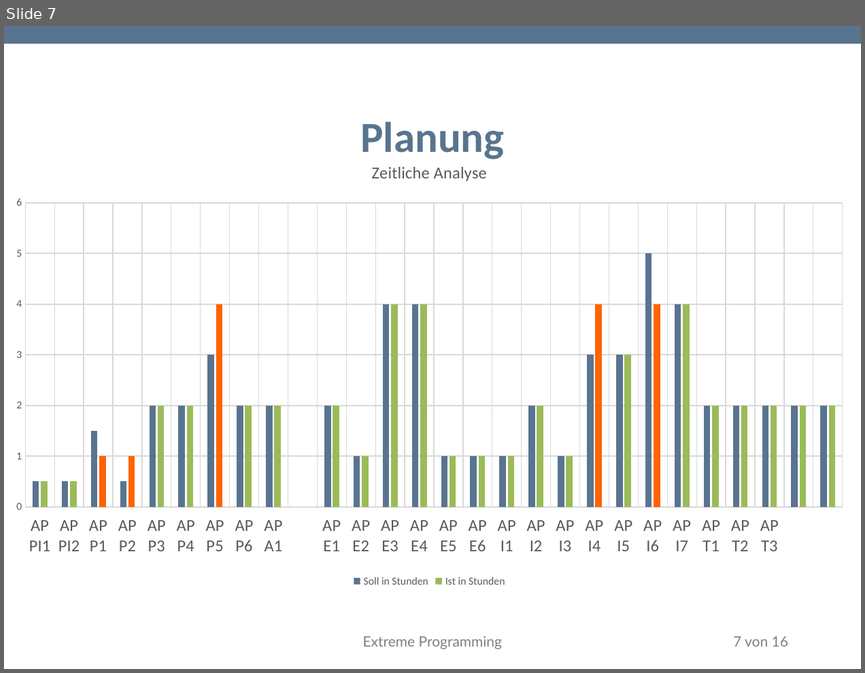
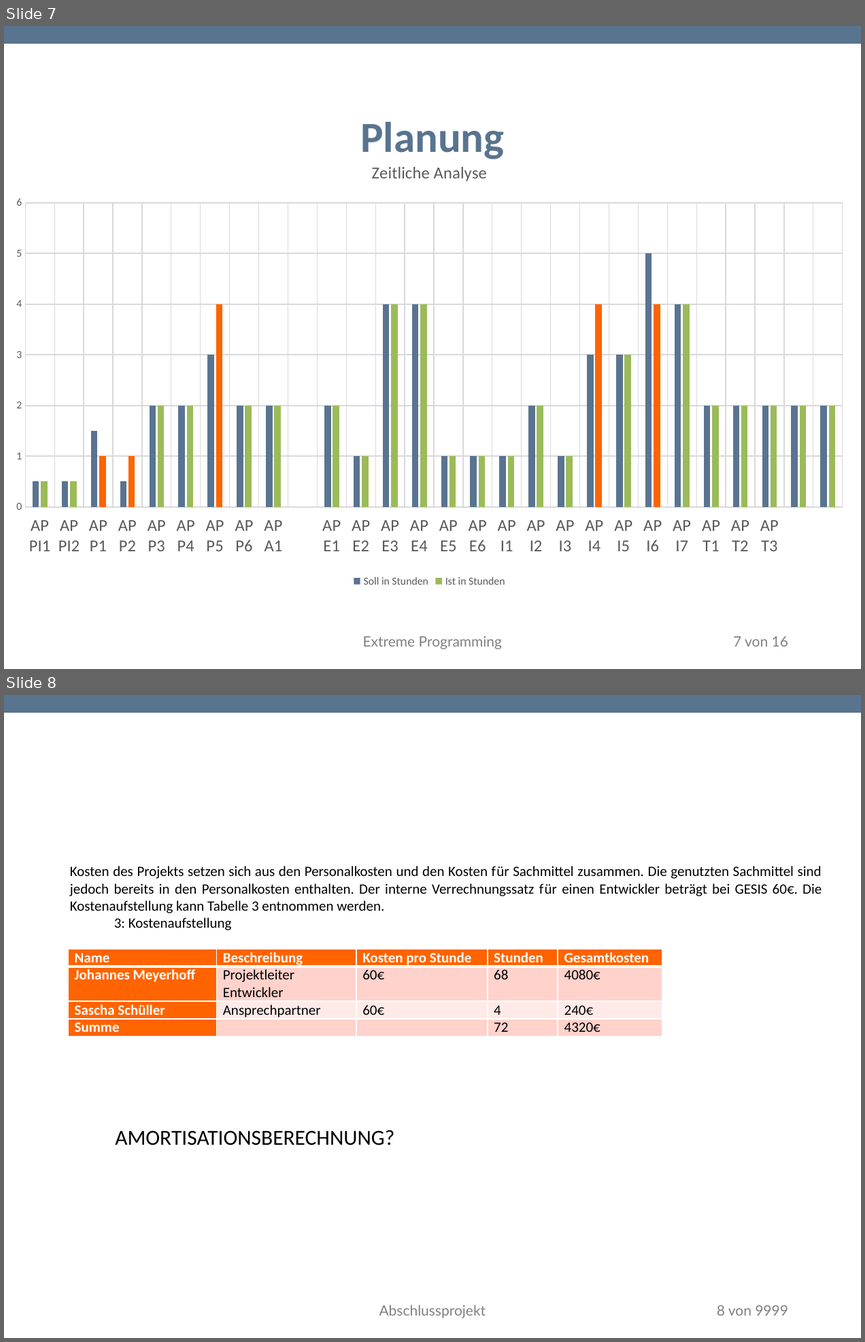
Before and after one commit to TwoHorus/dbExelExportLaravel, a slide deck: DOC/Fachgespraech.pptx. Shown one above the other, each under a label of ours: slide 7 before the commit, slides 7 and 8 after it. The pictures are 865x673 and 865x1342 pixels, drawn with LibreOffice and Linux fonts; fonts in the diff are those of the drawing; background and template pictures are left out. Boxes give left, top, right and bottom in pixels: in the first picture for what was removed or moved away, otherwise in the second. Text is boxed around its words. In the diff, an @@ line names an element or a change of style, - is before the commit and + after.

```diff
--- a/DOC/Fachgespraech.pptx
+++ b/DOC/Fachgespraech.pptx
@@ slide 8 added at <box>4,695,861,1338</box>, background #FFFFFF; not listed: 1 template element that a slide beside it also shows @@
@@ text added at <box>70,866,821,930</box>, 12 pt, text #000000 @@
+Kosten des Projekts setzen sich aus den Personalkosten und den Kosten für Sachmittel zusammen. Die genutzten Sachmittel sind jedoch bereits in den Personalkosten enthalten. Der interne Verrechnungssatz für einen Entwickler beträgt bei GESIS 60€. Die Kostenaufstellung kann Tabelle 3 entnommen werden.
+Tabelle 3: Kostenaufstellung
@@ table added at <box>68,949,662,1039</box>, 4 rows, 5 columns @@
+Name | Beschreibung | Kosten pro Stunde | Stunden | Gesamtkosten
+Johannes Meyerhoff | Projektleiter / Entwickler | 60€ | 68 | 4080€
+Sascha Schüller | Ansprechpartner | 60€ | 4 | 240€
+Summe |  |  | 72 | 4320€
@@ text added at <box>115,1130,394,1145</box>, 18 pt, text #000000 @@
+AMORTISATIONSBERECHNUNG?
@@ text added at <box>379,1304,486,1318</box>, 12 pt, text #808080 @@
+Abschlussprojekt
@@ page number added at <box>717,1305,788,1315</box>, 12 pt, text #808080 @@
+8 von 9999
```
